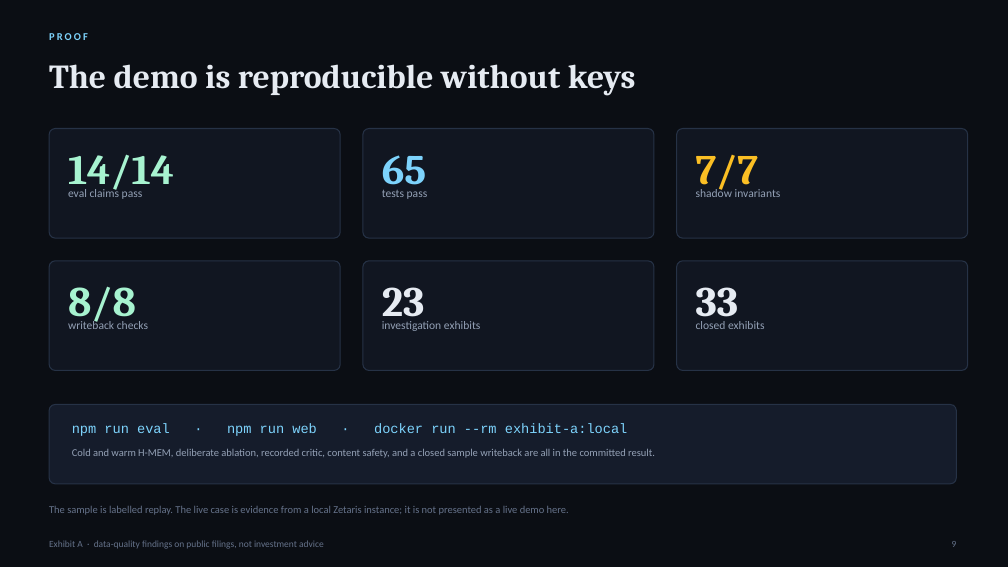
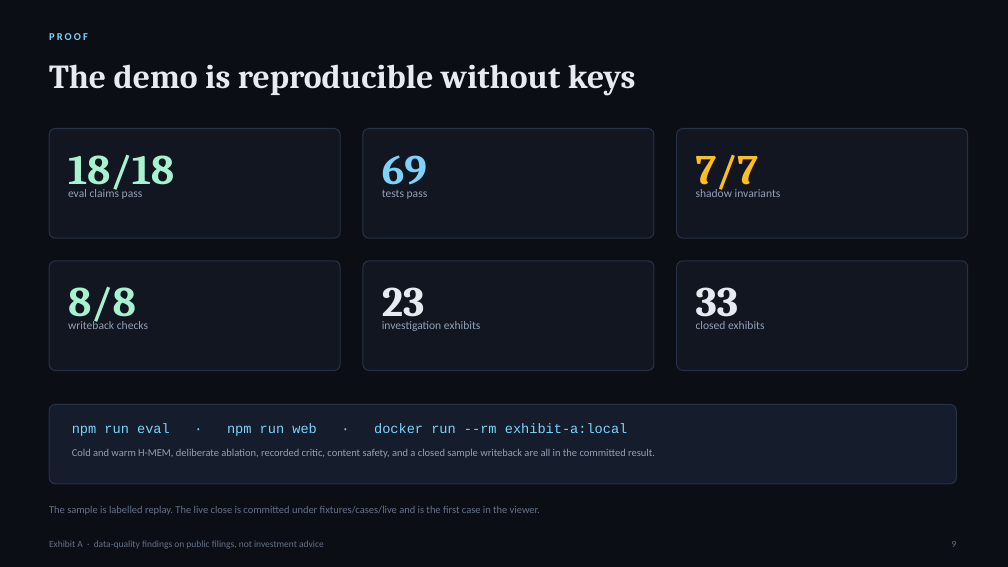
Before and after one commit to big14way/exhibit-a, a slide deck: slide 9 of deck/exhibit-a-deck.pptx. Drawn at 1008x567 pixels with LibreOffice and Linux fonts; fonts in the diff are those of the drawing. Boxes give left, top, right and bottom in pixels: in the first picture for what was removed or moved away, otherwise in the second. Text is boxed around its words. In the diff, an @@ line names an element or a change of style, - is before the commit and + after.

Commit message:
Update the deck for the three Nemotron roles, 18/18 claims, 69 tests and the committed live close

```diff
--- a/deck/exhibit-a-deck.pptx
+++ b/deck/exhibit-a-deck.pptx
@@ text at bbox=[68, 154, 174, 194]: text changed @@
-14/14
+18/18
@@ text at bbox=[382, 155, 427, 194]: text changed @@
-65
+69
@@ text at bbox=[49, 506, 540, 515]: text changed @@
-The sample is labelled replay. The live case is evidence from a local Zetaris instance; it is not presented as a live demo here.
+The sample is labelled replay. The live close is committed under fixtures/cases/live and is the first case in the viewer.
```
Also in this commit, not shown: 4 other slides changed, 2 other files.
